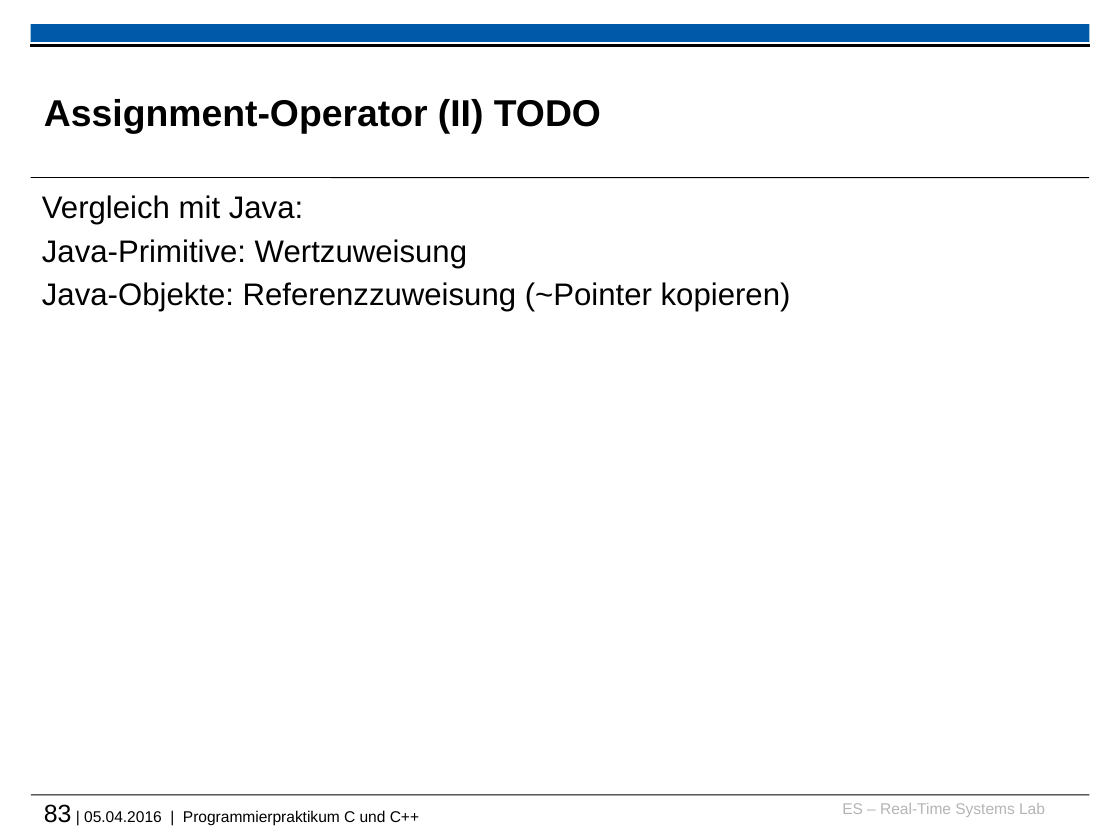
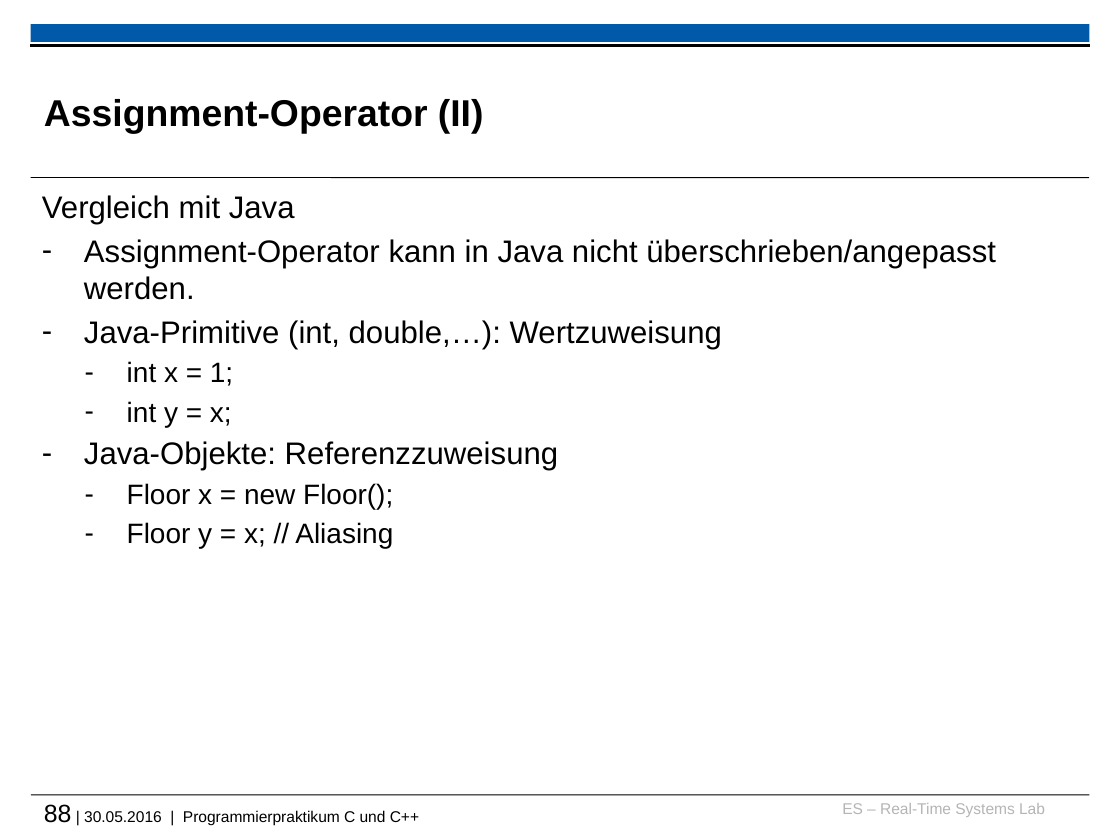
Before and after one commit to h82k/tud-cppp, a slide deck: slide 88 of cppp_lecture.pptx (slide 83 before the commit). Drawn at 1120x840 pixels with LibreOffice and Linux fonts; fonts in the diff are those of the drawing; background and template pictures are left out. Boxes give left, top, right and bottom in pixels: in the first picture for what was removed or moved away, otherwise in the second. Text is boxed around its words. In the diff, an @@ line names an element or a change of style, - is before the commit and + after.

```diff
--- a/cppp_lecture.pptx
+++ b/cppp_lecture.pptx
@@ title at (44, 99, 484, 133): text changed @@
-Assignment-Operator (II) TODO
+Assignment-Operator (II)
@@ text at (42, 195, 996, 549): text changed @@
-Vergleich mit Java:
-Java-Primitive: Wertzuweisung
-Java-Objekte: Referenzzuweisung (~Pointer kopieren)
+Vergleich mit Java
+– Assignment-Operator kann in Java nicht überschrieben/angepasst werden.
+– Java-Primitive (int, double,…): Wertzuweisung
+  – int x = 1;
+  – int y = x;
+– Java-Objekte: Referenzzuweisung
+  – Floor x = new Floor();
+  – Floor y = x; // Aliasing
@@ text at (44, 804, 419, 825): text changed @@
-83 | 05.04.2016 | Programmierpraktikum C und C++
+88 | 30.05.2016 | Programmierpraktikum C und C++
```
Also in this commit, not shown: 80 other slides changed, 20 slides added, 14 slides removed, 1 other file.
